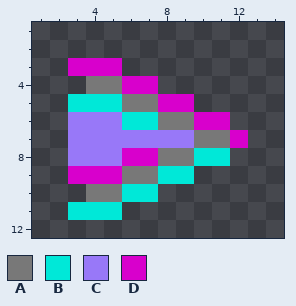
File history of a pixel-art file, game_assets/Time bolt.aseprite. The picture above is the old version.
16x16 pixels, 1 frame. Shown: x 1..14, y 1..12.
Palette (. is transparent): A #787878  B #00e8d8  C #9878f8  D #d800cc
Pixels before, first column x 3:
 3 DDD.......
 4 .AADD.....
 5 BBBAADD...
 6 CCCBBAADD.
 7 CCCCCCCAAD
 8 CCCDDAABB.
 9 DDDAABB...
10 .AABB.....
11 BBB.......
Now the later version:
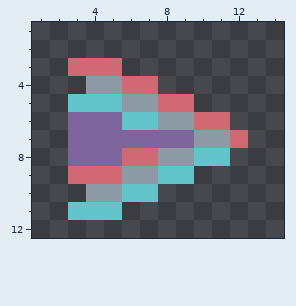
The edit:
colour A: #787878 -> #8d99a4
colour B: #00e8d8 -> #63c4cc
colour C: #9878f8 -> #7e659b
colour D: #d800cc -> #d16974
